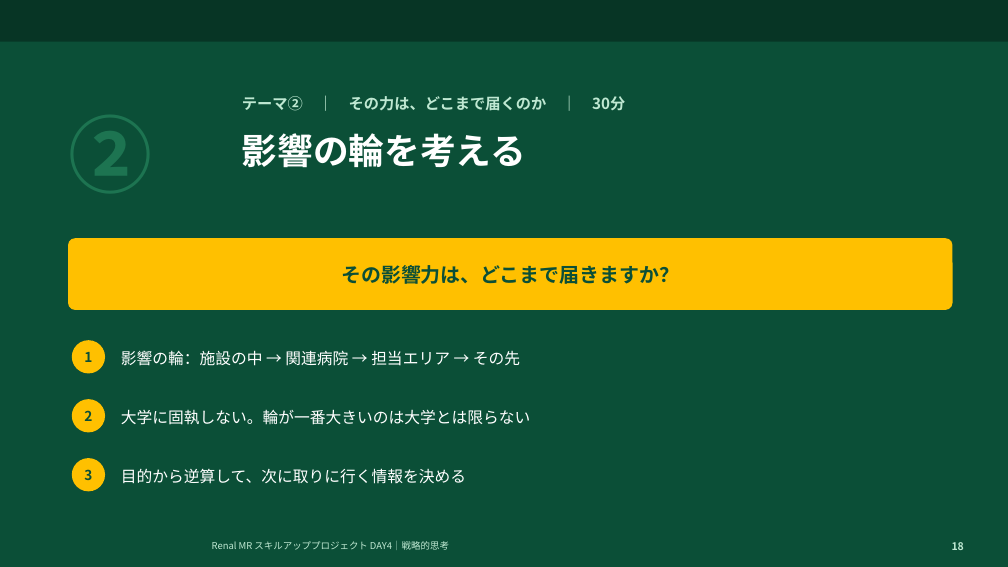
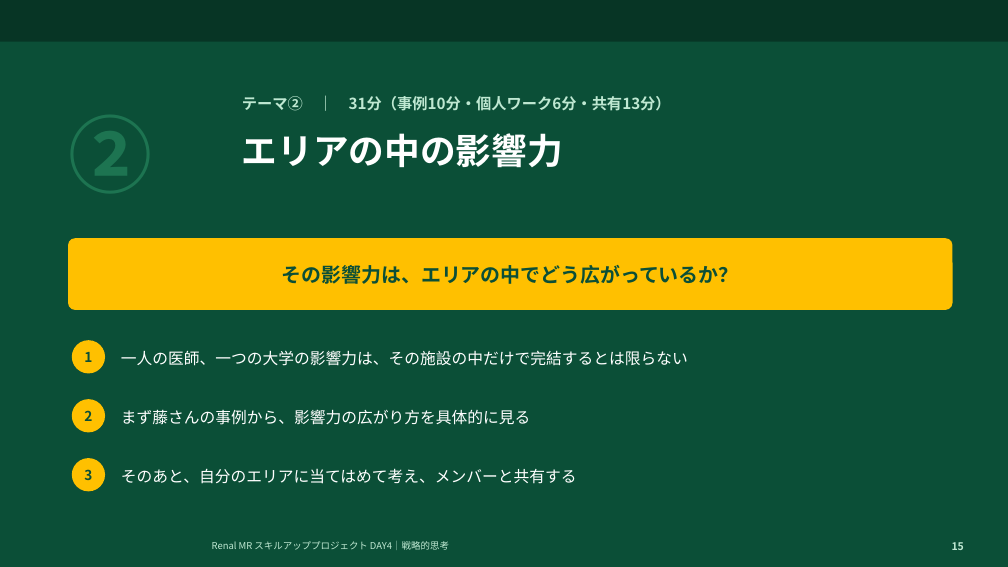
Before and after one commit to TAKUYA-1187/Claude, a slide deck: slide 15 of novartis_training/DAY4_ちょっと分かるだけで世界が変わる.pptx (slide 18 before the commit). Drawn at 1008x567 pixels with LibreOffice and Linux fonts; fonts in the diff are those of the drawing; background and template pictures are left out. Boxes give left, top, right and bottom in pixels: in the first picture for what was removed or moved away, otherwise in the second. Text is boxed around its words. In the diff, an @@ line names an element or a change of style, - is before the commit and + after.

```diff
--- a/novartis_training/DAY4_ちょっと分かるだけで世界が変わる.pptx
+++ b/novartis_training/DAY4_ちょっと分かるだけで世界が変わる.pptx
@@ text at (x1=242, y1=96, x2=671, y2=111): text changed @@
-テーマ② ｜ その力は、どこまで届くのか ｜ 30分
+テーマ② ｜ 31分（事例10分・個人ワーク6分・共有13分）
@@ text at (x1=242, y1=133, x2=563, y2=168): text changed @@
-影響の輪を考える
+エリアの中の影響力
@@ text in rounded rectangle at (x1=282, y1=265, x2=739, y2=284): text changed @@
-その影響力は、どこまで届きますか？
+その影響力は、エリアの中でどう広がっているか？
@@ text at (x1=121, y1=350, x2=688, y2=366): text changed @@
-影響の輪：施設の中 → 関連病院 → 担当エリア → その先
+一人の医師、一つの大学の影響力は、その施設の中だけで完結するとは限らない
@@ text at (x1=121, y1=409, x2=530, y2=425): text changed @@
-大学に固執しない。輪が一番大きいのは大学とは限らない
+まず藤さんの事例から、影響力の広がり方を具体的に見る
@@ text at (x1=121, y1=468, x2=577, y2=484): text changed @@
-目的から逆算して、次に取りに行く情報を決める
+そのあと、自分のエリアに当てはめて考え、メンバーと共有する
```
Also in this commit, not shown: 24 other slides changed, 5 slides added, 4 slides removed, 2 other files.
